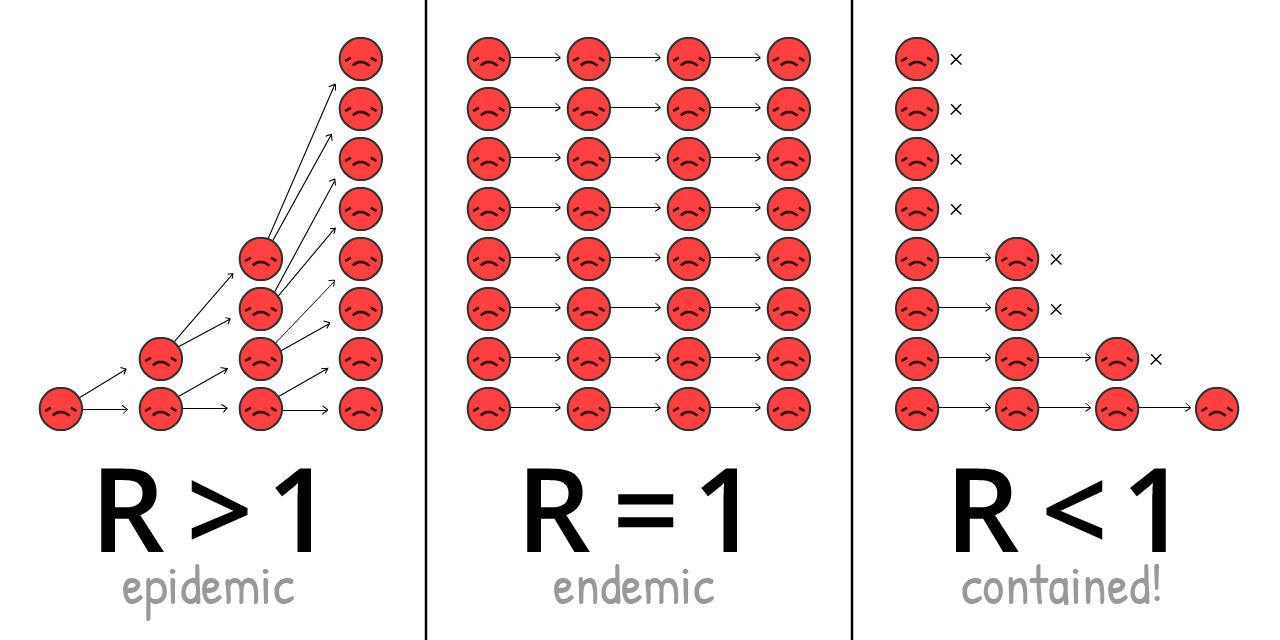
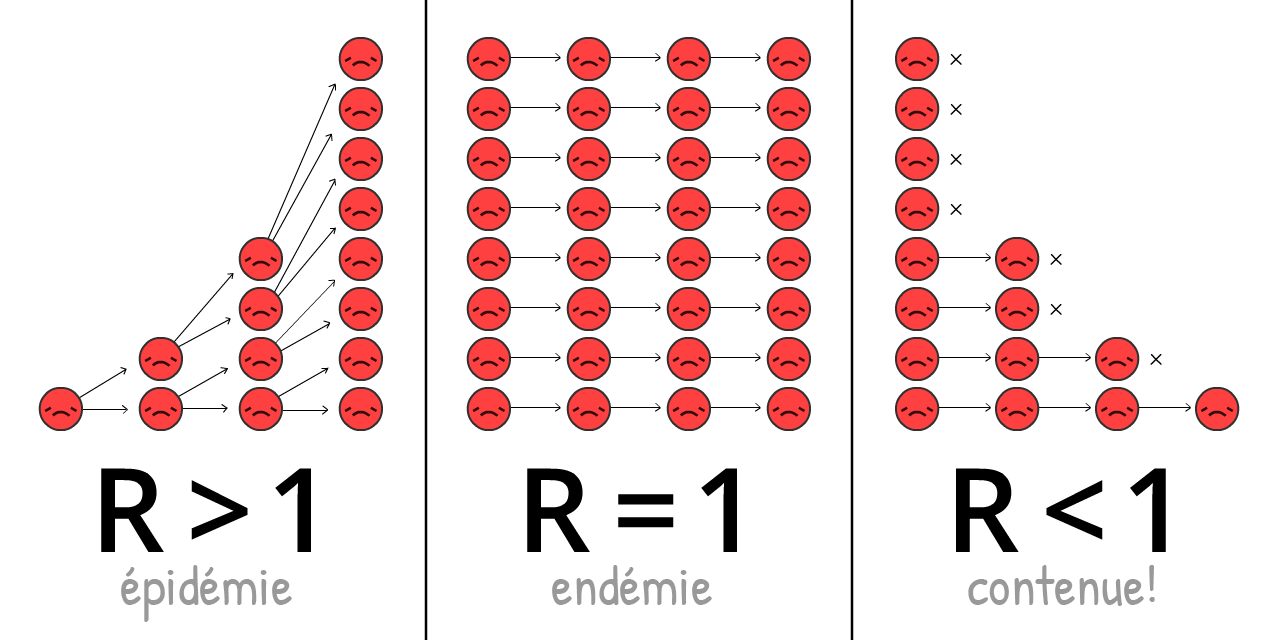
Layer changes from the first 1280×640 image to the second:
renamed "epidemic" to "épidémie", painted on it over [121, 564, 294, 622]
painted on "endemic" over [552, 564, 714, 605]
painted on "contained" over [962, 564, 1160, 606]
